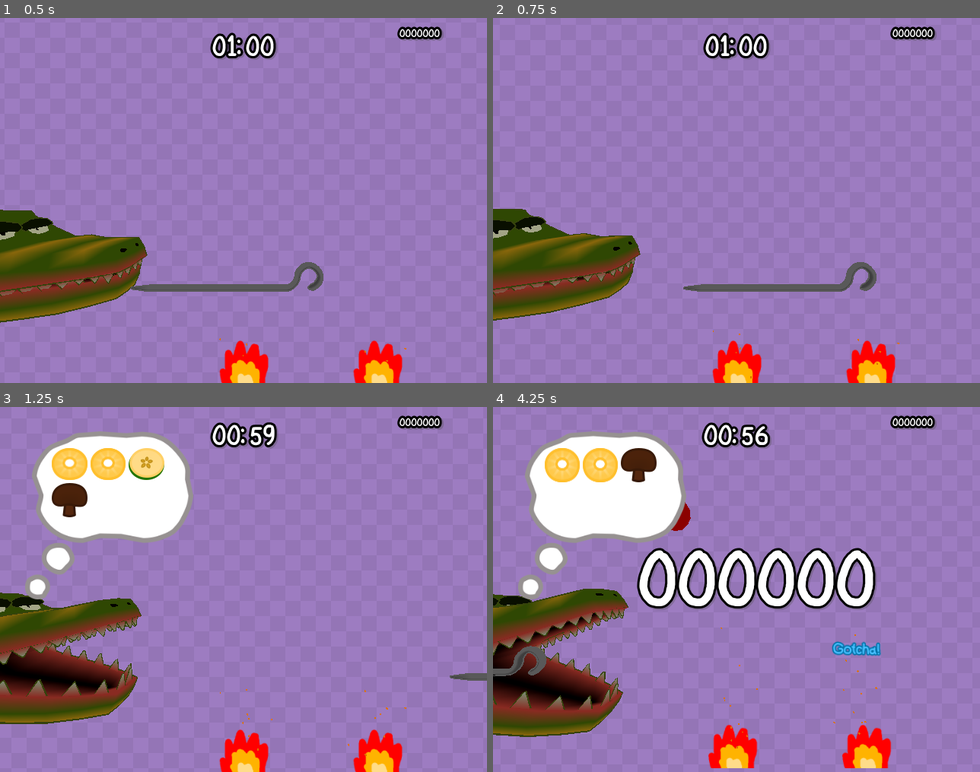
Above: before the commit, frames 1-4 (two rows, left to right).
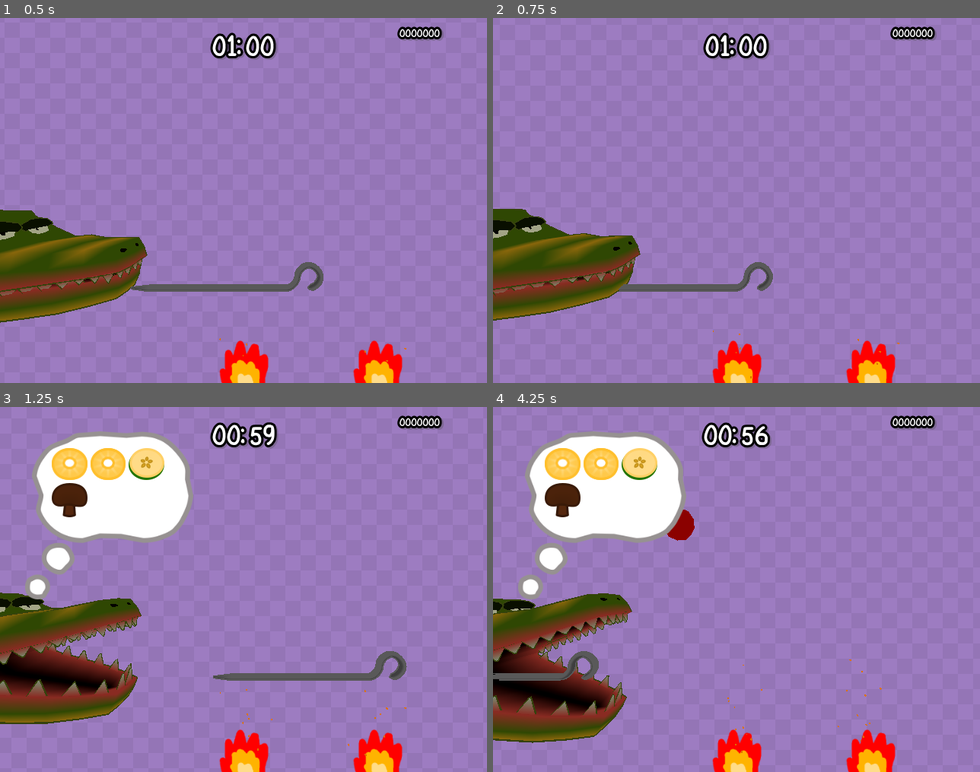
Above: after the commit, the same moments.

Repository: MartinLeGrand/AGES2026GameJam
Game: Godot game, scene res://Project/Maps/GameScene.tscn
Same seed, same stepped clock (60 frames per second), same inputs: the game is played once before the commit and once after it. The engine's default icon, where the game draws it, is replaced by a stand-in: a white triangle on a blue panel in a dark square.
Inputs:
- Up to frame 1 (0.5 s): no input
- Up to frame 2 (0.75 s): hold Right (ui_right) from 0.53 s (still down); tap Space (dash, bound only after the commit) at 0.6 s
- Up to frame 3 (1.25 s): keep holding Right (ui_right)
- Up to frame 4 (4.25 s): release Right (ui_right) at 1.28 s; hold Left (ui_left) 1.28-2.03 s; tap Space (dash, bound only after the commit) every 0.75 s from 1.35 to 3.6 s; hold Right (ui_right) 2.03-3.53 s; hold Left (ui_left) from 3.53 s (still down)

Frame 1 is identical in both runs. In frame 2, 1.2% of the frame differs, in the area x 25-79%, y 66-75%; in frame 3, 1.1%; in frame 4, 15%, in the area x 0-83%, y 11-100%.

Commit message:
Better movement added dash

Diff:
--- a/Project/GameObjects/Food/food.gd
+++ b/Project/GameObjects/Food/food.gd
@@ -32,7 +32,7 @@
 
 
 @export_category("Spit")
-@export_range(0.0, 100.0, 1.0) var spit_velocity_needed: float = 15.0 ## Velocity needed to penetrate food
+@export_range(0.0, 100.0, 1.0) var spit_velocity_needed: float = 30.0 ## Velocity needed to penetrate food
 @export var spit_grace_period: float = 0.1 ## Time before position follows spear
 @export var slide_off_resistance: float = 0.6 ## Less is more
 
--- a/Project/GameObjects/Spit/Spit.tscn
+++ b/Project/GameObjects/Spit/Spit.tscn
@@ -31,7 +31,9 @@
 collision_layer = 2
 collision_mask = 0
 script = ExtResource("1_k2vkn")
-brake_force = 31.985
+max_speed = 11.0
+speed = 11.0
+brake_force = 100.0
 max_move_x = 15.0
 
 [node name="Pivot" type="Node3D" parent="." unique_id=820222577]
--- a/Project/GameObjects/Spit/spit.gd
+++ b/Project/GameObjects/Spit/spit.gd
@@ -1,12 +1,16 @@
 class_name Spit extends CharacterBody3D
 
 
-@export var max_speed: float = 30
-@export var speed: float = 2.0 ## Speed in x-direction
-@export var left_speed_mult: float = 1.4
-@export var slidy_brakes: bool = true ## FIXME: Shakes. False: Instant brakes. True sliiidy
+@export var max_speed: float = 12
+@export var speed: float = 12.0 ## Speed in x-direction
+@export var left_speed_mult: float = 1.01
+@export var slidy_brakes: bool = false ## FIXME: Shakes. False: Instant brakes. True sliiidy
 @export var brake_force: float = 10.0  ## NOTE: Slidy brakes must be true
 @export var max_move_x: float = 14.0 ## Nr of meters allowed to move in x-direction from start pos.
+var is_dashing: bool = false
+@export var dash_length: float = 2
+@export var dash_speed: float = 60
+var start_dash_pos: float = 0
 
 var _max_x: float = 0.0 ## Max local x
 var _min_x: float = 0.0 ## Min local x
@@ -25,17 +29,26 @@
 
 
 func _physics_process(_delta: float) -> void:
-	## PLAYER INPUT
-	var dir: float = Input.get_axis("ui_left", "ui_right")
-	if dir:
-		velocity.x += speed * dir * GameManager.spit_speed_mult
-		if dir < 0:
-			velocity.x *= left_speed_mult
-		velocity.x = clampf(velocity.x, -max_speed * GameManager.spit_speed_mult * left_speed_mult, max_speed * GameManager.spit_speed_mult)
-	elif abs(velocity.x) > 0 and slidy_brakes:
-		velocity.x = move_toward(velocity.x, 0, brake_force)
+	if Input.is_action_just_pressed("dash"):
+		is_dashing = true
+		start_dash_pos = global_position.x
+		velocity.x = -dash_speed
+
+	if is_dashing:
+		if global_position.x <= start_dash_pos-dash_length:
+			is_dashing = false
 	else:
-		velocity.x = 0
+		## PLAYER INPUT
+		var dir: float = Input.get_axis("ui_left", "ui_right")
+		if dir:
+			velocity.x += speed * dir * GameManager.spit_speed_mult
+			if dir < 0:
+				velocity.x *= left_speed_mult
+			velocity.x = clampf(velocity.x, -max_speed * GameManager.spit_speed_mult * left_speed_mult, max_speed * GameManager.spit_speed_mult)
+		elif abs(velocity.x) > 0 and slidy_brakes:
+			velocity.x = move_toward(velocity.x, 0, brake_force)
+		else:
+			velocity.x = 0
 	move_and_slide()
 
 
--- a/Project/Globals/EffectManager/fx_manager.gd
+++ b/Project/Globals/EffectManager/fx_manager.gd
@@ -57,7 +57,9 @@
 func _play_forced() -> void:
 	_fx_available = false
 	get_tree().paused = true
+	GameManager.countdown_timer.paused = true
 	await _forced_callables.pop_front().call()
+	GameManager.countdown_timer.paused = false
 	get_tree().paused = false
 	_fx_available = true
 
@@ -69,7 +71,9 @@
 	screenshake_requested.emit()
 	crunch_sound.pitch_scale = combo_mult
 	crunch_sound.play()
+	GameManager.countdown_timer.paused = true
 	await get_tree().create_timer(eat_pause / combo_mult).timeout
+	GameManager.countdown_timer.paused = false
 	get_tree().paused = false
 	_add_to_combo()
 	_fx_available = true
--- a/project.godot
+++ b/project.godot
@@ -43,6 +43,11 @@
 "events": [Object(InputEventKey,"resource_local_to_scene":false,"resource_name":"","device":-1,"window_id":0,"alt_press …(191 unchanged characters)…
 ]
 }
+dash={
+"deadzone": 0.2,
+"events": [Object(InputEventKey,"resource_local_to_scene":false,"resource_name":"","device":-1,"window_id":0,"alt_pressed":false,"shift_pressed":false,"ctrl_pressed":false,"meta_pressed":false,"pressed":false,"keycode":0,"physical_keycode":32,"key_label":0,"unicode":32,"location":0,"echo":false,"script":null)
+]
+}
 
 [layer_names]
 
